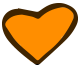
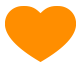
The second 78×66 image is a revision of the first. Changes to its layers:
removed layer "Layer 2" (was 25%) over [2, 3, 78, 64]
painted on "Vector Smart Object1" over [2, 3, 78, 65]
removed layer "Layer 1" over [3, 4, 75, 62]
